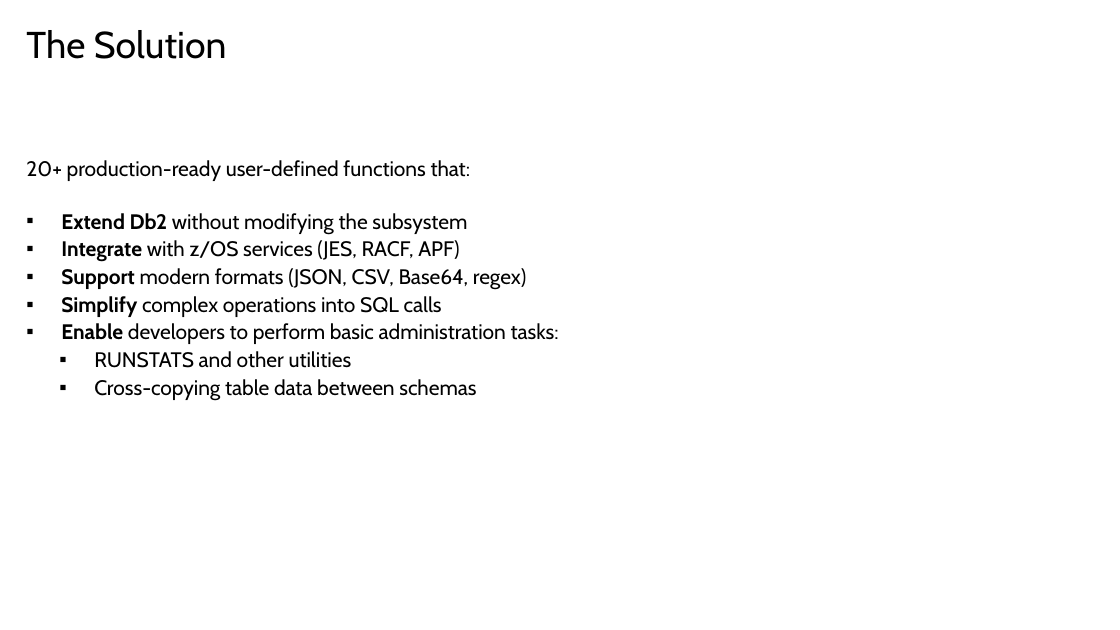
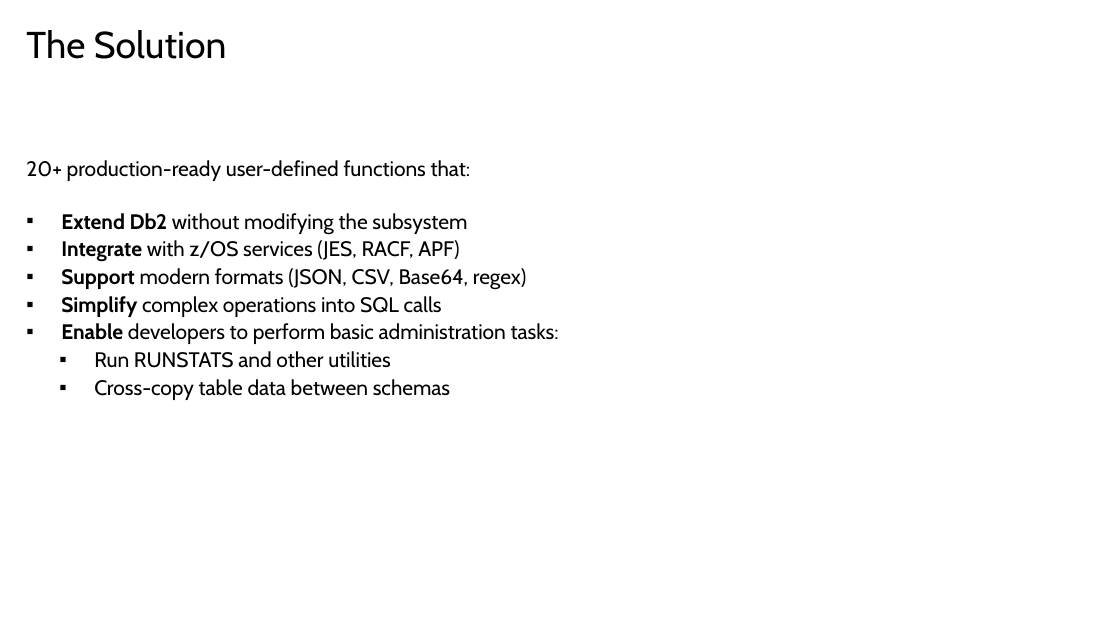
Before and after one commit to de103252/Db2_Routines, a slide deck: slide 6 of Db2 Routines Presentation.pptx. Drawn at 1120x630 pixels with LibreOffice and Linux fonts; fonts in the diff are those of the drawing; background and template pictures are left out. Boxes give left, top, right and bottom in pixels: in the first picture for what was removed or moved away, otherwise in the second. Text is boxed around its words. In the diff, an @@ line names an element or a change of style, - is before the commit and + after.

```diff
--- a/Db2 Routines Presentation.pptx
+++ b/Db2 Routines Presentation.pptx
@@ text at bbox=[94, 351, 450, 400]: text changed @@
-  ▪ RUNSTATS and other utilities
-  ▪ Cross-copying table data between schemas
+  ▪ Run RUNSTATS and other utilities
+  ▪ Cross-copy table data between schemas
```
Also in this commit, not shown: 5 other slides changed, 17 other files.
